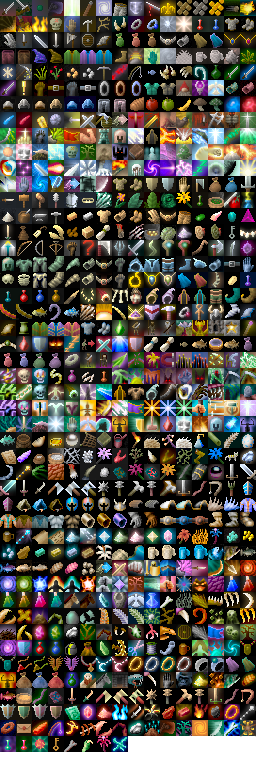
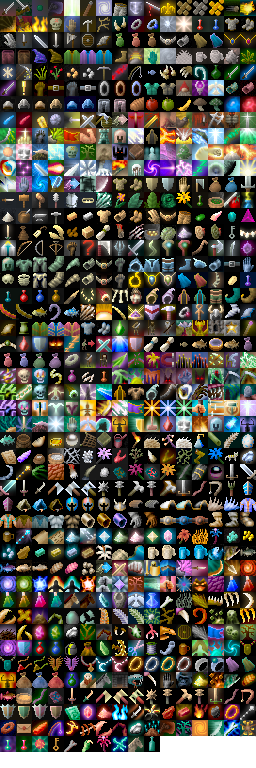
Comparing the layer stacks of the two 256×768 images. Changes:
painted on "shade" over [127, 736, 160, 752]
